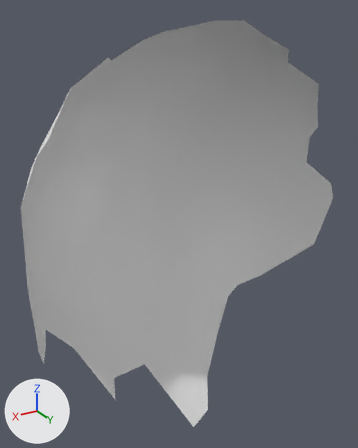
An edit to the OBJ model res/final/onecam_fullvolume/cleanedup/FullVolium.000350.obj, drawn before and after from the same camera.
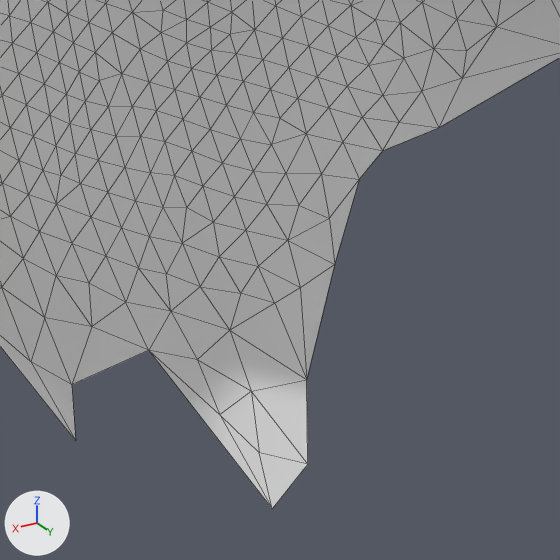
Old and new are each drawn whole from a 50 mm camera at (-105.4, 761.3, 489.6) aimed at (-205.6, 594.2, 406.1) and again close up on the part from 24% to 86% of the width and 50% to 100% of the height. Lighting does not change. The marker at lower left points along +X, +Y and +Z. The close-ups show mesh edges as thin lines. Where no turn or scale is listed for an object, it has been applied to the vertices.

Before the edit, the objects in view are built like this:
```python
me_fullvolium_000350 = bpy.data.meshes.new('FullVolium.000350')
me_fullvolium_000350.from_pydata(...)  # 706 vertices, 1370 faces; spans x -286.0..-132.0, y 553.0..637.0, z 330.0..487.0
# before: 642 (-219.0, 596.0, 343.0) at pixel (300, 287), 643 (-213.0, 597.0, 342.0) at pixel (274, 303), 649 (-227.0, 597.0, 346.0) at pixel (334, 264), 655 (-201.0, 599.0, 342.0) at pixel (229, 330), 657 (-199.0, 610.0, 337.0) at pixel (251, 391)
# before: 665 (-184.0, 601.0, 345.0) at pixel (148, 350), 684 (-191.0, 613.0, 338.0) at pixel (219, 414), 685 (-202.0, 625.0, 330.0) at pixel (307, 464), 686 (-191.0, 631.0, 332.0) at pixel (272, 508), 701 (-194.0, 621.0, 334.0) at pixel (259, 452)
# before: 704 (-212.0, 609.0, 332.0) at pixel (306, 379)
ob_fullvolium_000350 = bpy.data.objects.new('FullVolium.000350', me_fullvolium_000350)
ob_fullvolium_000350.location = (0.0, 0.0, 0.0)
```
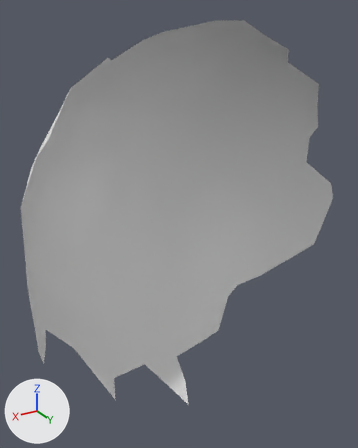
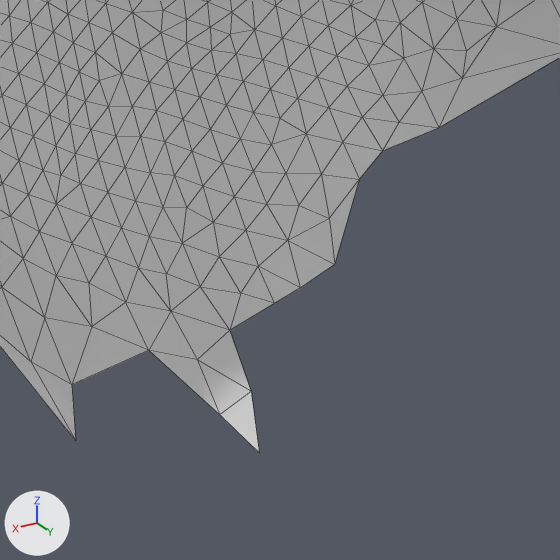
Location of each change, [x1, y1, x2, y2] in pixels of the close-ups (560 x 560 px):
'FullVolium.000350', reshaped
    before: [0, 0, 560, 509]
    after: [0, 0, 560, 452]
part 1 of me_fullvolium_000350, deleted
    before: [151, 265, 334, 509]

The edits, one by one:
me_fullvolium_000350 has 706 vertices, 1370 faces and spans x -286.0..-132.0, y 553.0..637.0, z 330.0..487.0.
me_fullvolium_000350 is used by ob_fullvolium_000350; location (0.0, 0.0, 0.0).
Verts and faces of me_fullvolium_000350; kept vertices keep their numbers, new ones are numbered from 706.
Part 1, on me_fullvolium_000350:
Vertices deleted: 685, 686, 704 (with the faces that use them).
